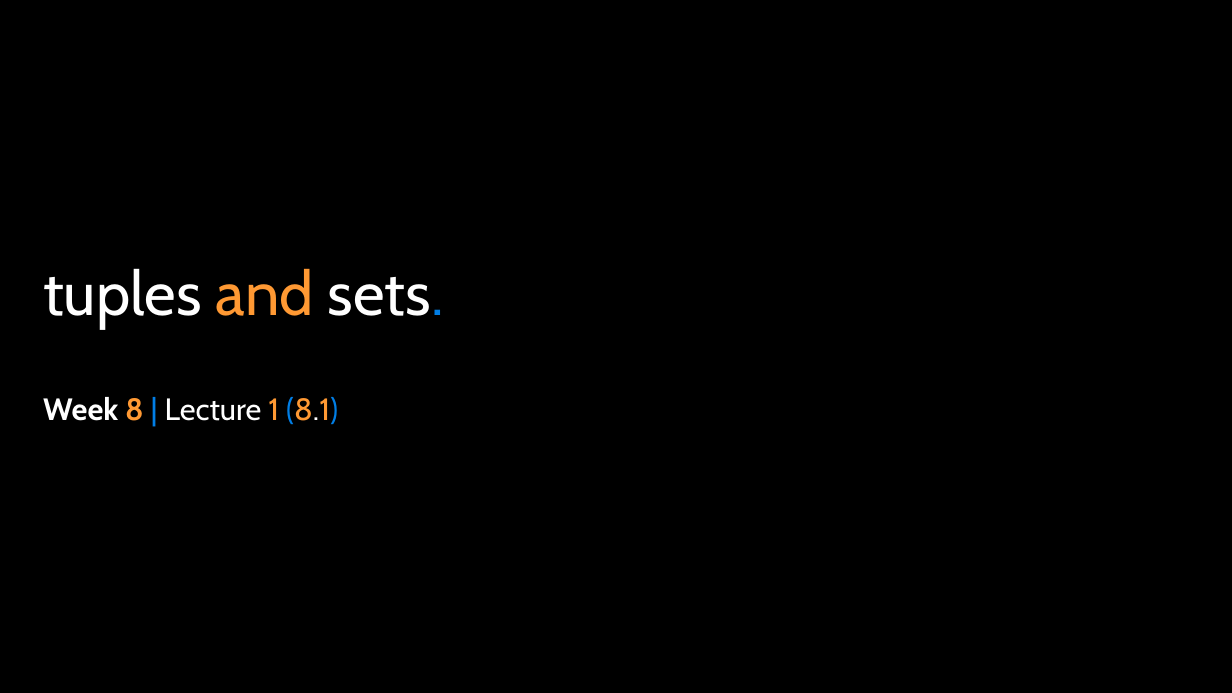
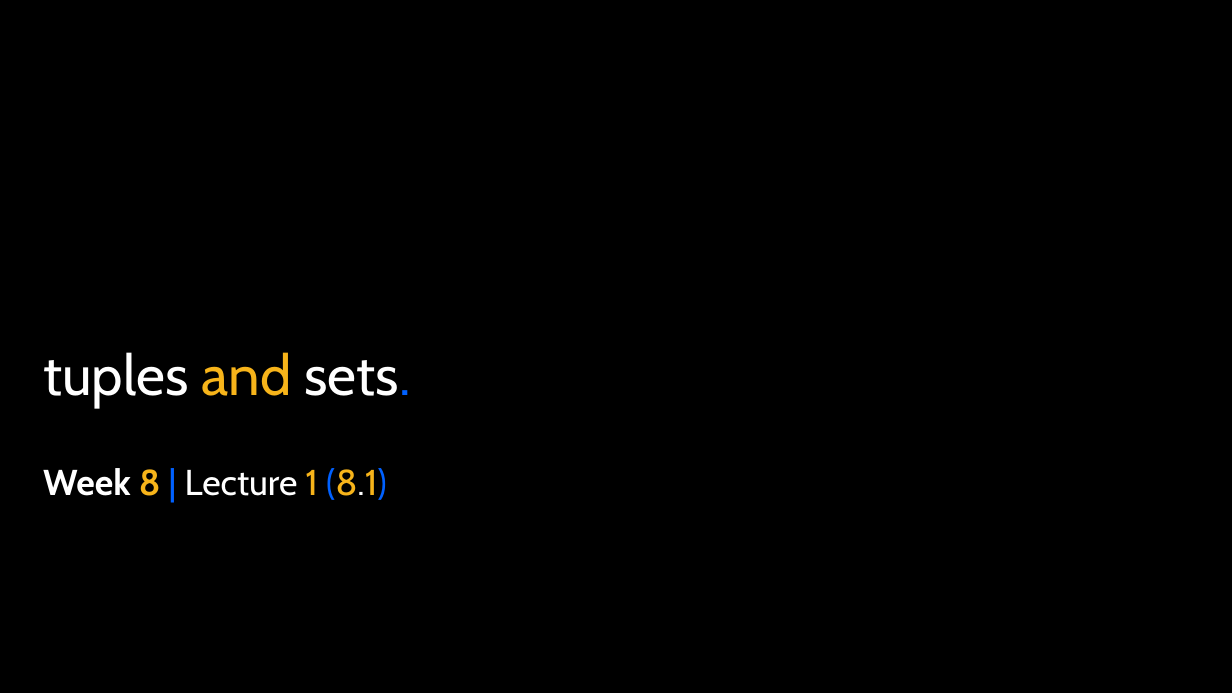
Before and after one commit to APS106/APS106-winter-2024-kinsella-goodfellow, a slide deck: slide 1 of lectures/week8/lecture1/slides/week8_lecture1.pptx. Drawn at 1232x693 pixels with LibreOffice and Linux fonts; fonts in the diff are those of the drawing; background and template pictures are left out. Boxes give left, top, right and bottom in pixels: in the first picture for what was removed or moved away, otherwise in the second. Text is boxed around its words. In the diff, an @@ line names an element or a change of style, - is before the commit and + after.

Commit message:
- Week 8.1 content

```diff
--- a/lectures/week8/lecture1/slides/week8_lecture1.pptx
+++ b/lectures/week8/lecture1/slides/week8_lecture1.pptx
@@ title "tuples and sets.": place and size @@
-title "tuples and sets." at (43,268,444,329)
+title "tuples and sets." at (43,352,410,408)
@@ title "tuples and sets." at (43,352,410,408): size 48 to 44 pt; text colour #FF9933 to #F7B41A in "and"; text colour #017EE5 to #0061FF in "sets."; vertical alignment bottom to middle @@
@@ subtitle "Week 8 | Lecture 1 ...": place and size @@
-subtitle "Week 8 | Lecture 1 ..." at (43,397,338,425)
+subtitle "Week 8 | Lecture 1 ..." at (43,468,387,500)
@@ subtitle "Week 8 | Lecture 1 ..." at (43,468,387,500): size 24 to 28 pt; text colour #FF9933 to #F7B41A in "8 1 (8.1)"; text colour #017EE5 to #0061FF in "| (8.1)" @@
```
Also in this commit, not shown: 22 other slides changed, 1 other file.
